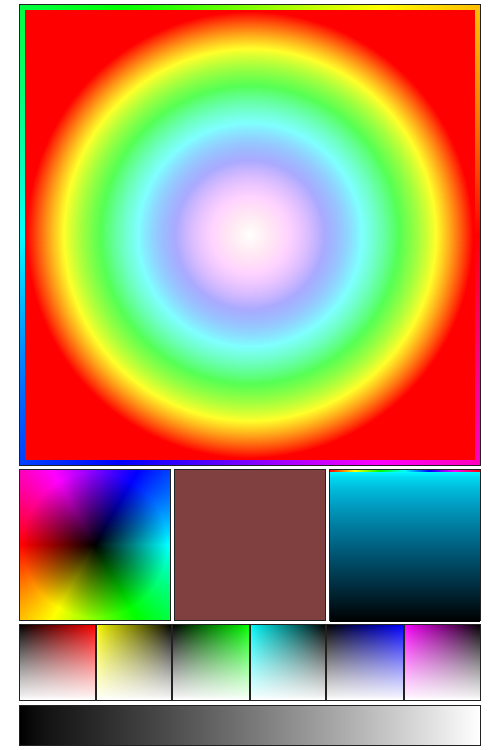
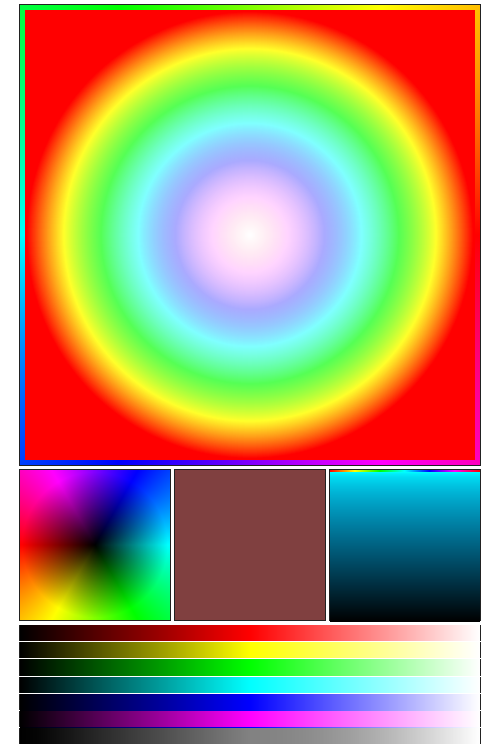
Revision of a layered (500, 750) image; what changed, layer by layer:
added group "Layer Group #2" with 10 layers above "\" over bbox(20, 625, 480, 744)
added layer "Pasted Layer copy #8" (lighten) in group "Layer Group #2" over bbox(23, 711, 476, 727)
added layer "Pasted Layer copy #2" in group "Layer Group #2" over bbox(23, 711, 476, 728)
added layer "Pasted Layer copy #1" in group "Layer Group #2" over bbox(20, 694, 480, 711)
added layer "Pasted Layer copy #7" (lighten) in group "Layer Group #2" over bbox(20, 677, 480, 694)
added layer "Pasted Layer copy #3" in group "Layer Group #2" over bbox(20, 677, 480, 693)
added layer "Pasted Layer copy #6" (lighten) in group "Layer Group #2" over bbox(20, 642, 480, 658)
added layer "Pasted Layer copy" in group "Layer Group #2" over bbox(20, 659, 480, 676)
added layer "Pasted Layer copy #4" in group "Layer Group #2" over bbox(20, 642, 480, 658)
added layer "Pasted Layer copy #5" in group "Layer Group #2" over bbox(24, 728, 469, 744)
added layer "Pasted Layer" in group "Layer Group #2" over bbox(20, 625, 480, 641)
hid "tepm title masks #3" over bbox(20, 706, 476, 745)
hid group "Layer Group #5" (6 layers) over bbox(20, 625, 480, 700)
painted on "tepm title masks #1" over bbox(19, 624, 481, 746)
